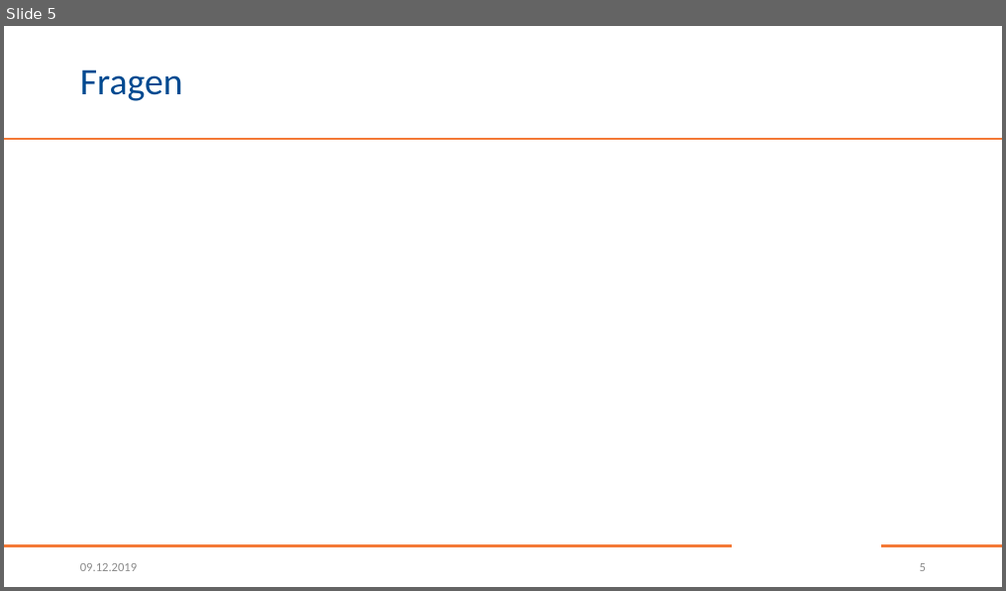
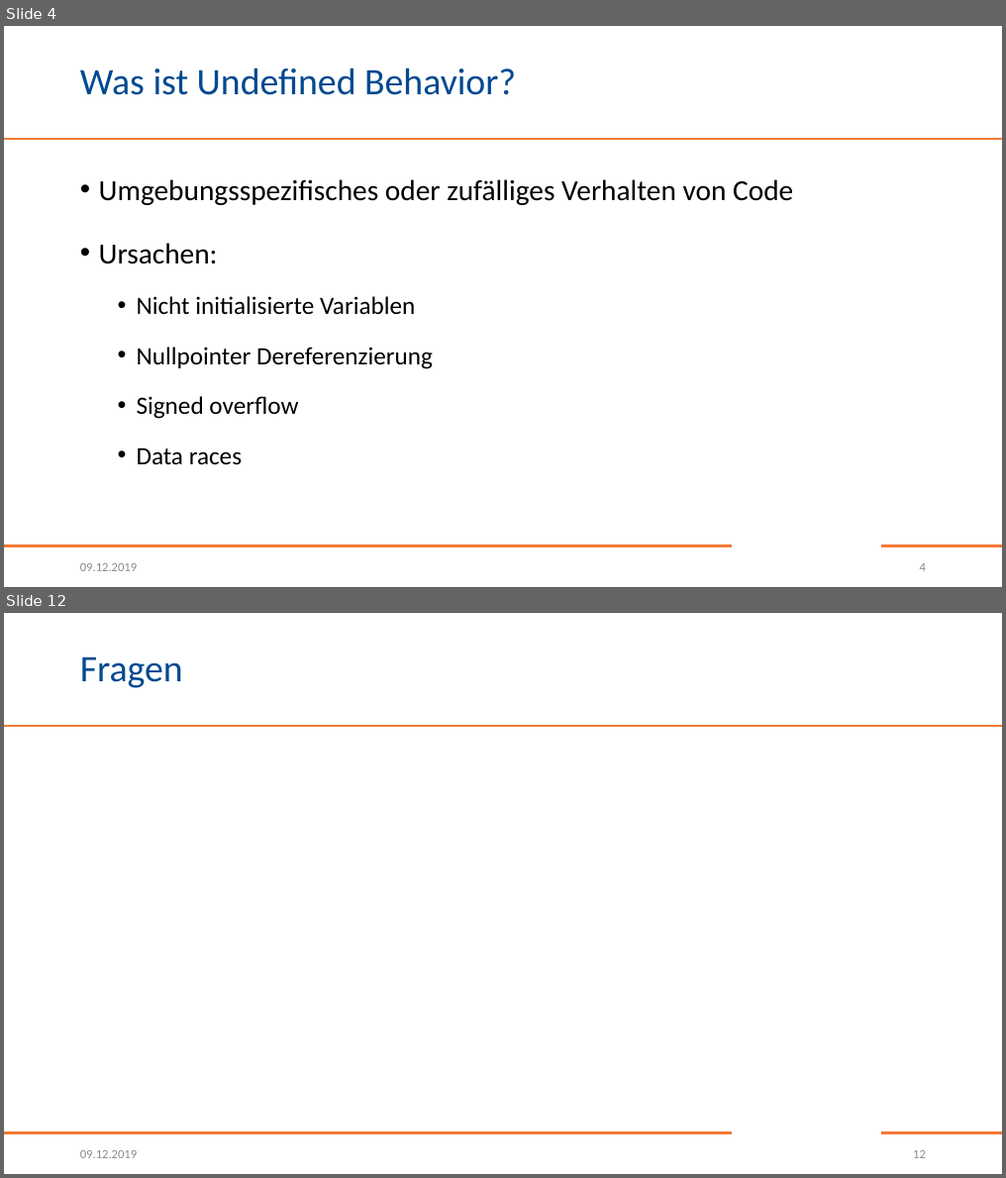
Before and after one commit to Christoph-Mitutoyo/T3000, a slide deck: Stuff/T3000.pptx. Shown one above the other, each under a label of ours: slide 5 before the commit, slides 4 and 12 after it; the slides between them are not shown. The pictures are 1006x591 and 1006x1178 pixels, drawn with LibreOffice and Linux fonts; fonts in the diff are those of the drawing; background and template pictures are left out. Boxes give left, top, right and bottom in pixels: in the first picture for what was removed or moved away, otherwise in the second. Text is boxed around its words. In the diff, an @@ line names an element or a change of style, - is before the commit and + after.

```diff
--- a/Stuff/T3000.pptx
+++ b/Stuff/T3000.pptx
@@ slide 4 added at (4,26,1002,587), background #FFFFFF; not listed: 3 template elements that a slide beside it also shows @@
@@ title added at (80,68,516,95), 36 pt, text #004990 @@
+Was ist Undefined Behavior?
@@ text added at (99,179,793,466), 24 pt, text #000000 @@
+• Umgebungsspezifisches oder zufälliges Verhalten von Code
+• Ursachen:
+  • Nicht initialisierte Variablen
+  • Nullpointer Dereferenzierung
+  • Signed overflow
+  • Data races
@@ text added at (80,564,137,571), 12 pt, text #8C8C8C @@
+09.12.2019
@@ page number added at (920,564,926,571), 12 pt, text #8C8C8C @@
+4
@@ what was slide 5 is now slide 12 @@
@@ page number at (913,1151,926,1158): text changed @@
-5
+12
```
Also in this commit, not shown: 4 slides changed, 6 other slides added.
